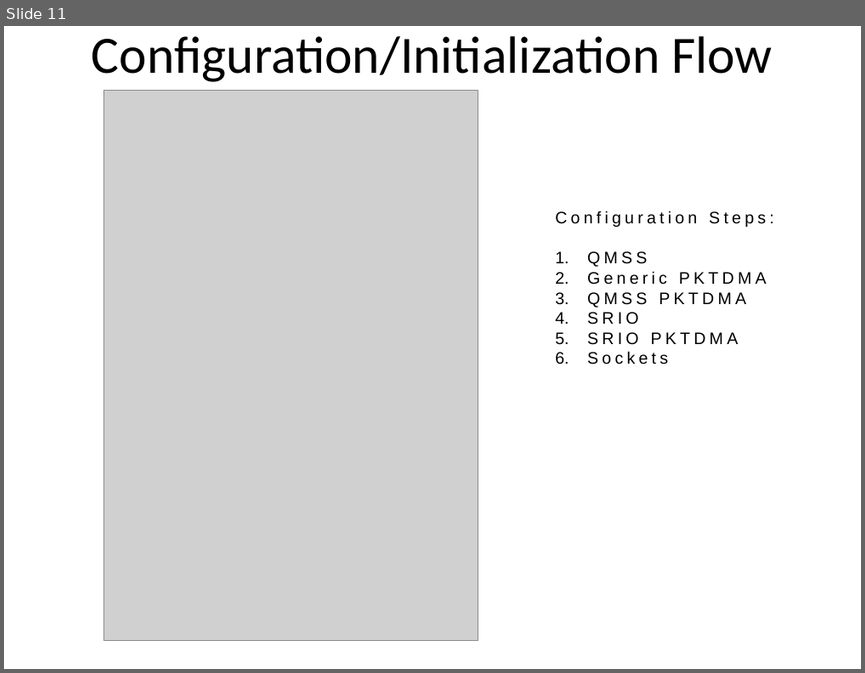
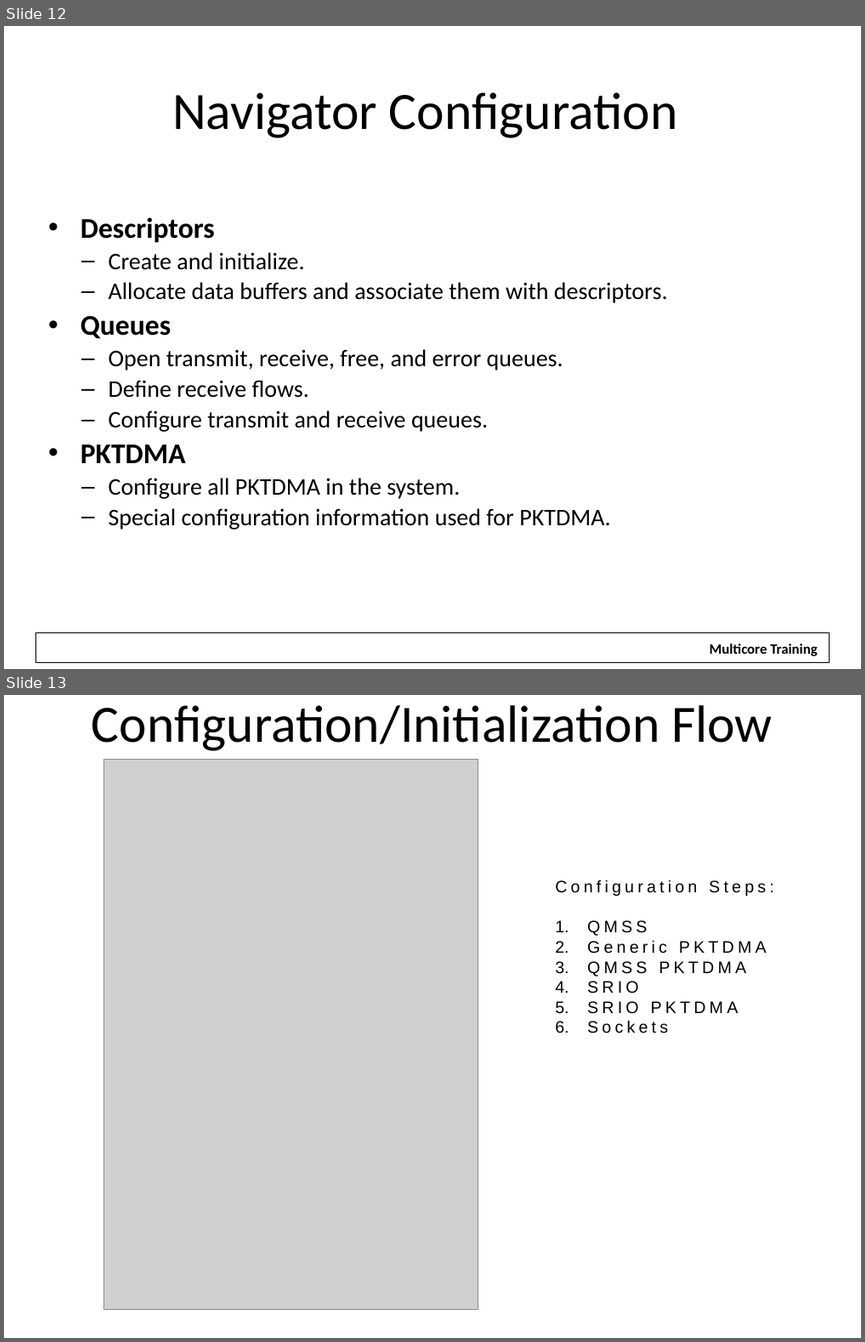
Before and after one commit to hari1989/keystone-workshop, a slide deck: slides/SRIO Demo Overview.pptx. Shown one above the other, each under a label of ours: slide 11 before the commit, slides 12 and 13 after it. The pictures are 865x673 and 865x1342 pixels, drawn with LibreOffice and Linux fonts; fonts in the diff are those of the drawing; grey boxes stand for pictures; background and template pictures are left out. Boxes give left, top, right and bottom in pixels: in the first picture for what was removed or moved away, otherwise in the second. Text is boxed around its words. In the diff, an @@ line names an element or a change of style, - is before the commit and + after.

Commit message:
Adding three slides - Functional Units, and two slides on what needs to be configured in Navigator Deleted slide of the physical layer

```diff
--- a/slides/SRIO Demo Overview.pptx
+++ b/slides/SRIO Demo Overview.pptx
@@ slide 12 added at bbox=[4, 26, 861, 669], background #FFFFFF @@
@@ title added at bbox=[172, 92, 678, 138], 44 pt, text #000000 @@
+Navigator Configuration
@@ text added at bbox=[80, 217, 668, 529], 20 pt, text #000000 @@
+• Descriptors
+  – Create and initialize.
+  – Allocate data buffers and associate them with descriptors.
+• Queues
+  – Open transmit, receive, free, and error queues.
+  – Define receive flows.
+  – Configure transmit and receive queues.
+• PKTDMA
+  – Configure all PKTDMA in the system.
+  – Special configuration information used for PKTDMA.
@@ rectangle added at bbox=[35, 633, 829, 663], outline #000000 0.75 pt @@
@@ rectangle added at bbox=[699, 635, 827, 661], fill #FFFFFF, 12 pt, text #000000, bold @@
+Multicore Training
@@ what was slide 11 is now slide 13 @@
```
Also in this commit, not shown: 2 other slides added, 3 slides removed.
